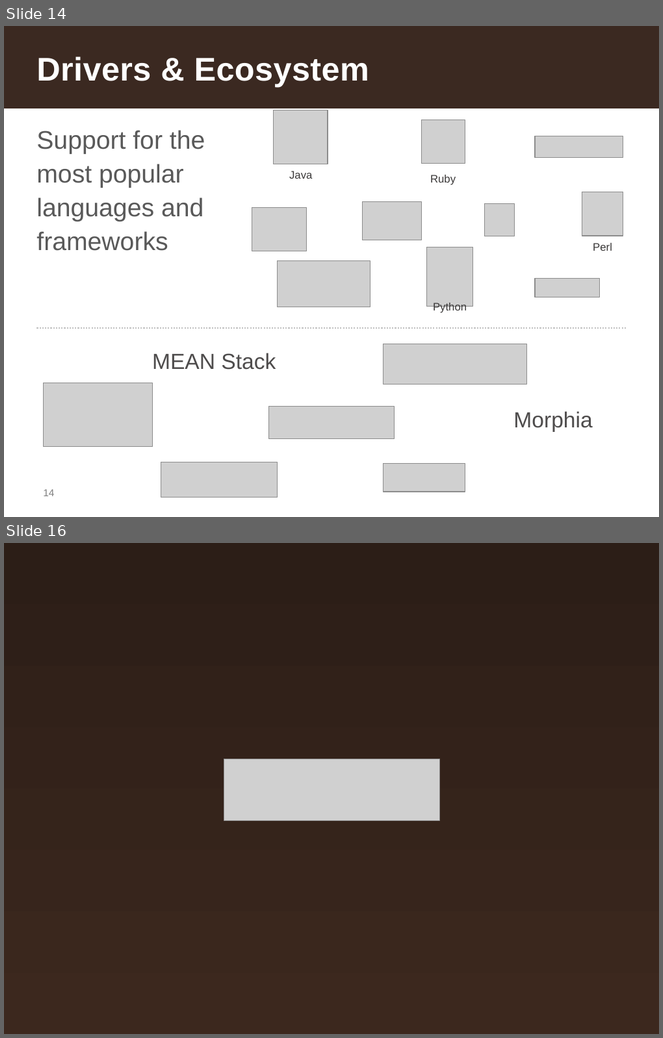
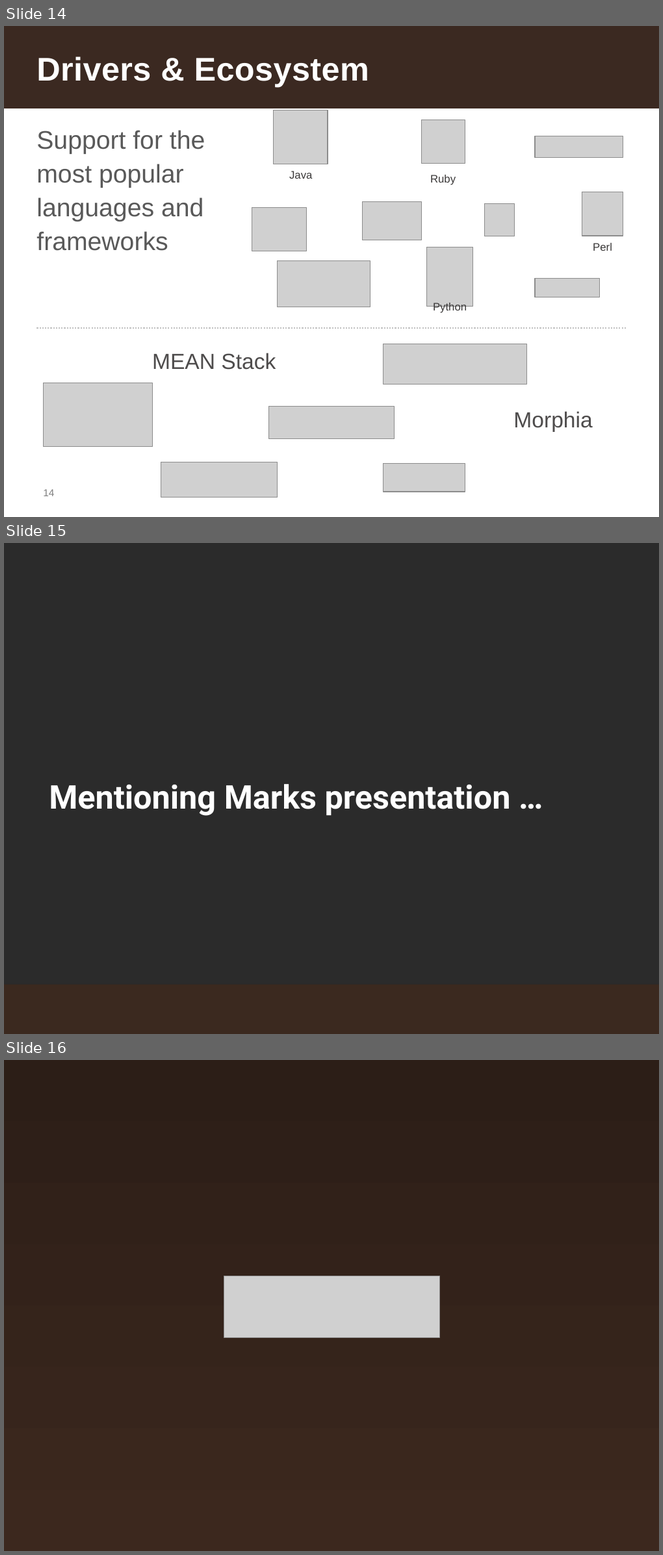
Before and after one commit to nleite/dvla_demo, a slide deck: welcome_dvla.pptx. Shown one above the other, each under a label of ours: slides 14 and 16 before the commit, slides 14, 15 and 16 after it; the slides between them are not shown. The pictures are 663x1038 and 663x1555 pixels, drawn with LibreOffice and Linux fonts; fonts in the diff are those of the drawing; grey boxes stand for pictures; background and template pictures are left out; a plain dark background stands for a picture behind light text. Boxes give left, top, right and bottom in pixels: in the first picture for what was removed or moved away, otherwise in the second. Text is boxed around its words. In the diff, an @@ line names an element or a change of style, - is before the commit and + after.

```diff
--- a/welcome_dvla.pptx
+++ b/welcome_dvla.pptx
@@ slide 15 added at (4,543,659,1034), background picture (left out) @@
@@ title added at (49,784,511,816), 36 pt, text #FFFFFF, bold @@
+Mentioning Marks presentation …
@@ rectangle added at (4,984,659,1034), fill #3B291F @@
```
Also in this commit, not shown: 1 slide removed.
